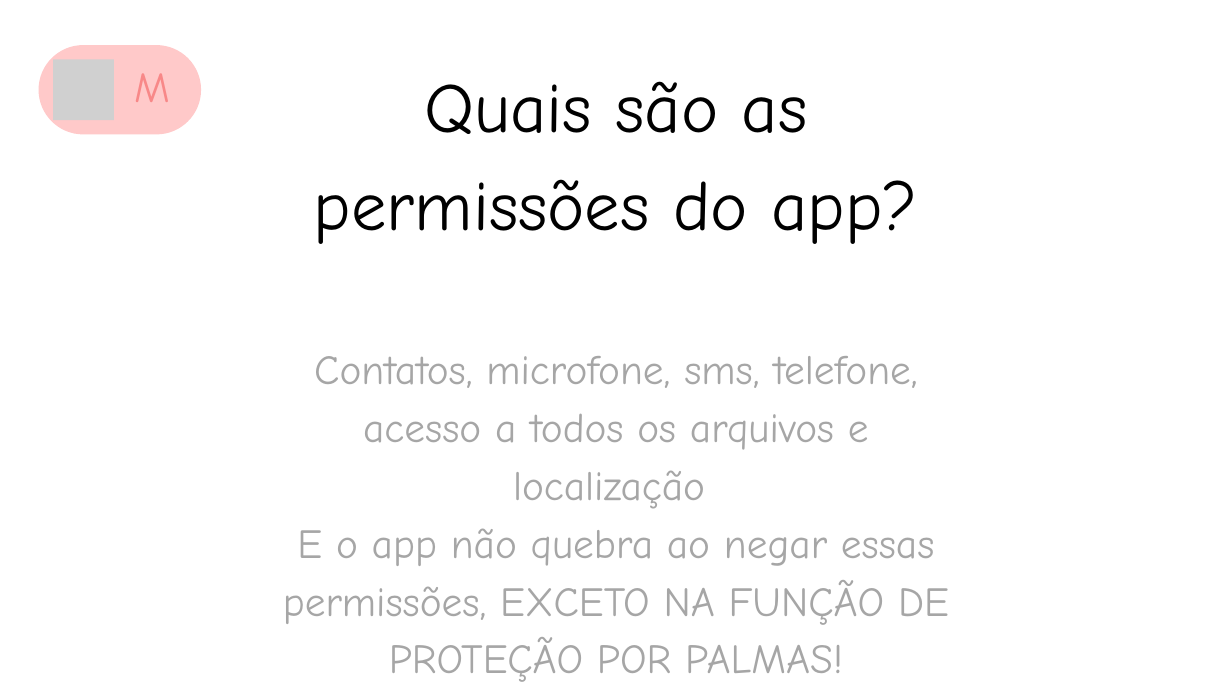
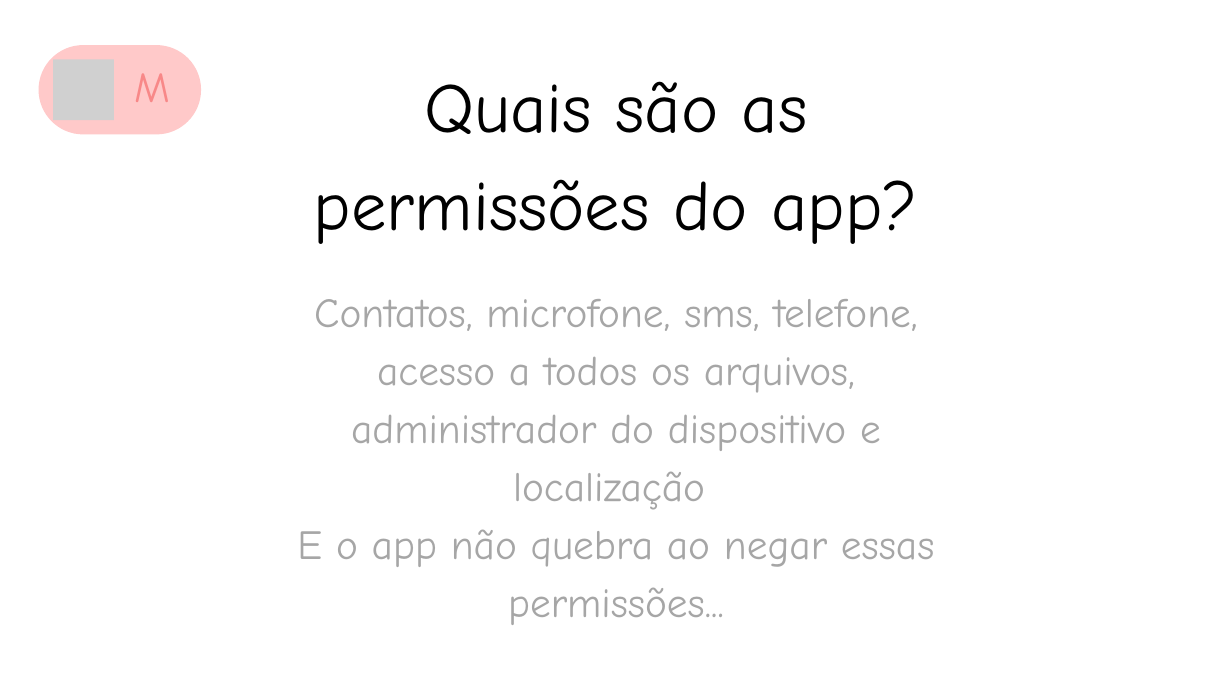
Before and after one commit to intellicore555-oss/mulher-amparada--, a slide deck: slide 4 of material2.pptx. Drawn at 1232x693 pixels with LibreOffice and Linux fonts; fonts in the diff are those of the drawing; grey boxes stand for pictures. Boxes give left, top, right and bottom in pixels: in the first picture for what was removed or moved away, otherwise in the second. Text is boxed around its words. In the diff, an @@ line names an element or a change of style, - is before the commit and + after.

```diff
--- a/material2.pptx
+++ b/material2.pptx
@@ text at box(297, 299, 935, 567): text changed @@
-Contatos, microfone, sms, telefone, acesso a todos os arquivos e localização
-E o app não quebra ao negar essas permissões, EXCETO NA FUNÇÃO DE PROTEÇÃO POR PALMAS!
+Contatos, microfone, sms, telefone, acesso a todos os arquivos, administrador do dispositivo e localização
+E o app não quebra ao negar essas permissões...
```
Also in this commit, not shown: 3 other slides changed, 1 slide added, 3 other files.
